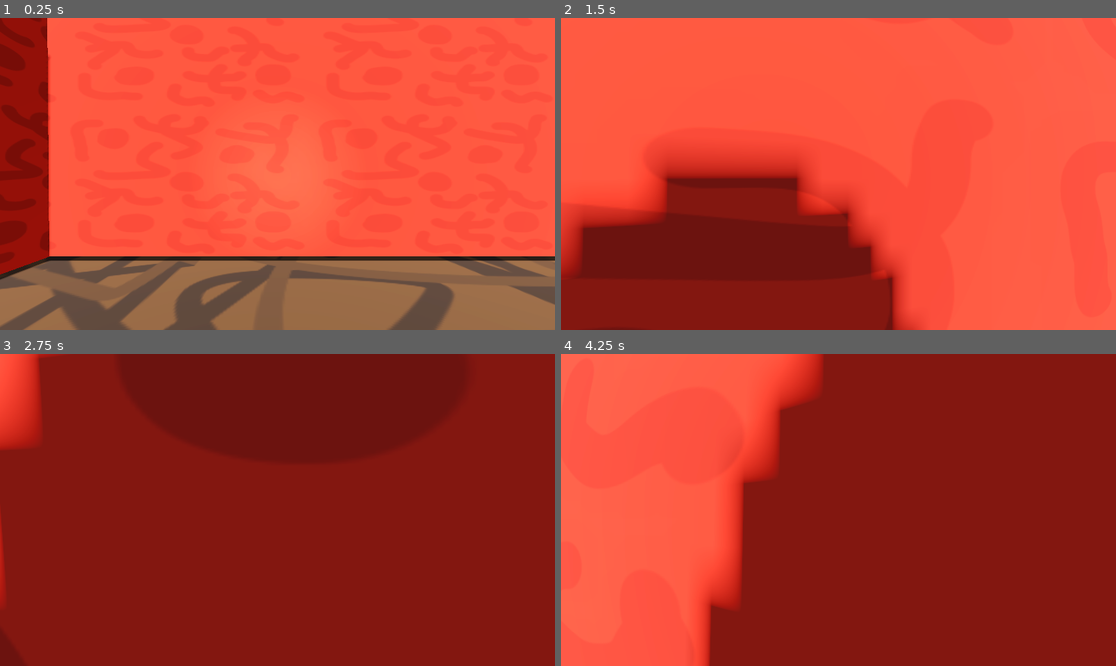
Above: before the commit, frames 1-4 (two rows, left to right).
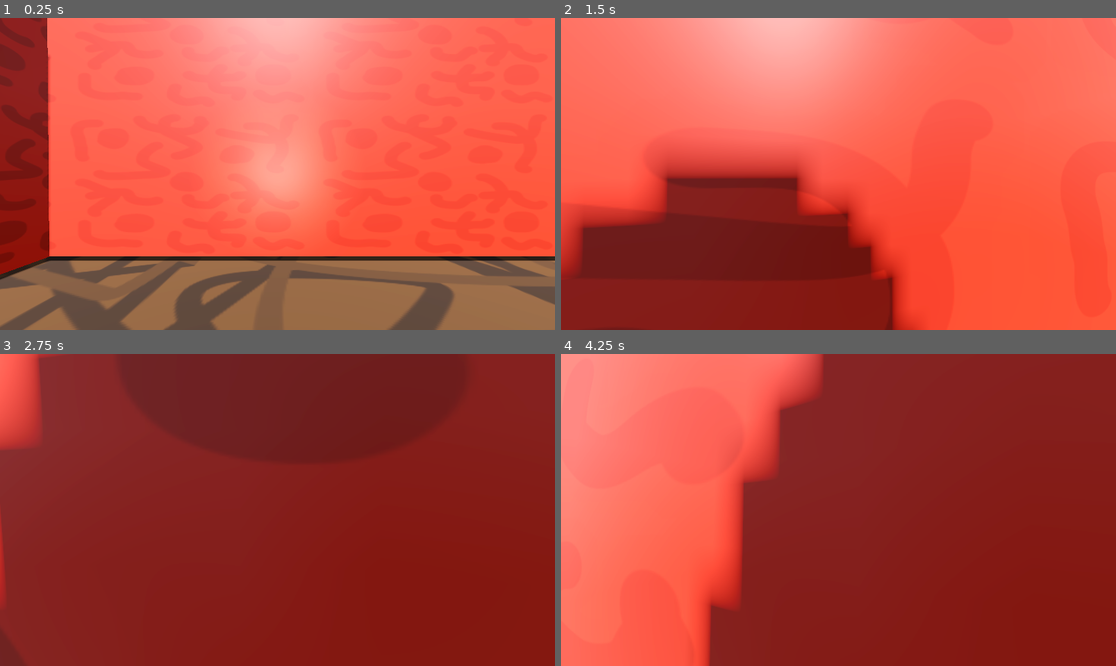
Above: after the commit, the same moments.

Repository: christiannoll/Basic3DGame
Game: Godot game, scene res://Scenes/level.tscn
Two runs of this game, one before a commit and one after it. Both use one fixed random seed, a clock stepped at 60 frames per second and the inputs below.
Inputs (mouse positions are in pixels of both pictures, inside the frame that each line leads up to):
- Up to frame 1 (0.25 s): no input
- Up to frame 2 (1.5 s): tap Enter at 0.5 s; move the mouse to (866, 174) at 0.52 s; hold W (forward) from 0.53 s (still down); tap F (flashlight) at 0.6 s; tap Space (jump) at 0.77 s; move the mouse to (810, 174) at 1.27 s; tap Shift (sprint) at 1.35 s
- Up to frame 3 (2.75 s): keep holding W (forward); tap Space (jump) at 1.52 s; move the mouse to (288, 503) at 2.02 s; tap F (flashlight) at 2.1 s
- Up to frame 4 (4.25 s): keep holding W (forward); tap Space (jump) at 2.75, 3.02, 3.77 s; move the mouse to (832, 516) at 2.77 s; tap Shift (sprint) at 2.85 s; move the mouse to (877, 513) at 3.52 s; tap F (flashlight) at 3.6 s

The runs differ from the first frame. In frame 1, 28% of the frame differs, in the area x 8-86%, y 0-64%; in frame 2, 27%; in frame 3, 6.8%; in frame 4, 18%.

Commit message:
Set roughness of the walls

Diff:
--- a/Materials/wall.tres
+++ b/Materials/wall.tres
@@ -5,4 +5,5 @@
 [resource]
 albedo_color = Color(0.8803258, 0.18677148, 0.113393, 1)
 albedo_texture = ExtResource("1_lcv6a")
+roughness = 0.5
 uv1_scale = Vector3(9, 4, 1)
--- a/Materials/wall2.tres
+++ b/Materials/wall2.tres
@@ -5,4 +5,5 @@
 [resource]
 albedo_color = Color(0.8803258, 0.18677148, 0.113393, 1)
 albedo_texture = ExtResource("1_hh8ak")
+roughness = 0.5
 uv1_scale = Vector3(29, 4, 1)
